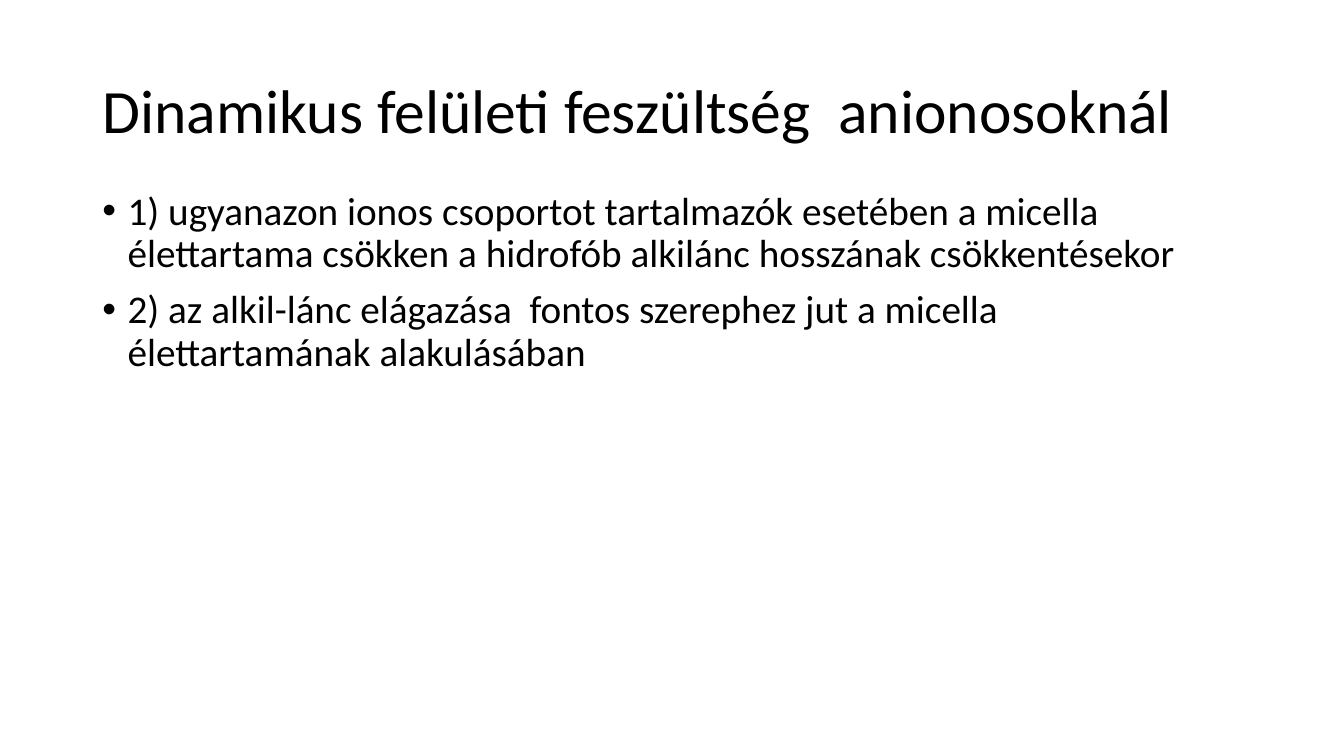
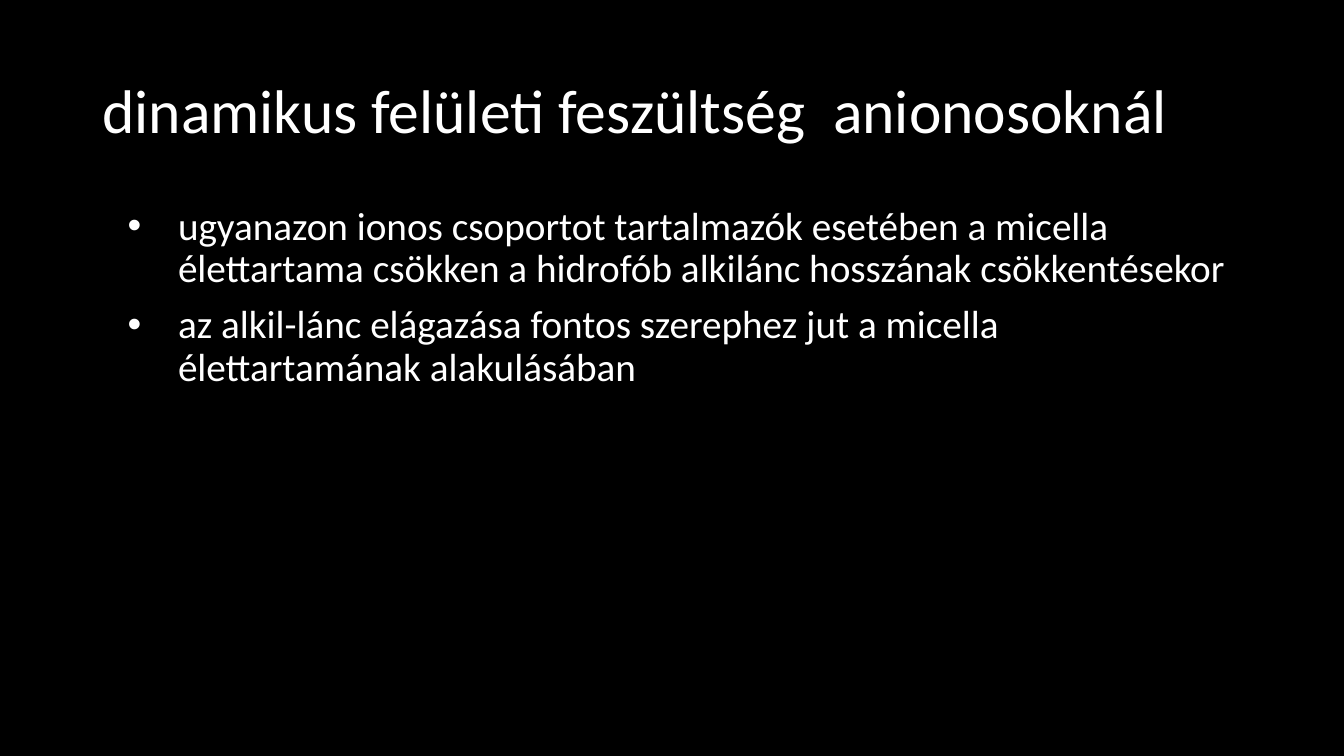
Before and after one commit to LilianaBohus/chemistry-presenations, a slide deck: slide 28 of adjuvants.pptx. Drawn at 1344x756 pixels with LibreOffice and Linux fonts; fonts in the diff are those of the drawing; background and template pictures are left out. Boxes give left, top, right and bottom in pixels: in the first picture for what was removed or moved away, otherwise in the second. Text is boxed around its words. In the diff, an @@ line names an element or a change of style, - is before the commit and + after.

```diff
--- a/adjuvants.pptx
+++ b/adjuvants.pptx
@@ background #FFFFFF to picture (left out) @@
@@ text at (102, 90, 1167, 144): text changed; text colour #000000 to #FFFFFF @@
-Dinamikus felületi feszültség anionosoknál
+dinamikus felületi feszültség anionosoknál
@@ text at (178, 212, 1224, 382): text changed; text colour #000000 to #FFFFFF @@
-• 1) ugyanazon ionos csoportot tartalmazók esetében a micella élettartama csökken a hidrofób alkilánc hosszának csökkentésekor
-• 2) az alkil-lánc elágazása fontos szerephez jut a micella élettartamának alakulásában
+• ugyanazon ionos csoportot tartalmazók esetében a micella élettartama csökken a hidrofób alkilánc hosszának csökkentésekor
+• az alkil-lánc elágazása fontos szerephez jut a micella élettartamának alakulásában
```
Also in this commit, not shown: 9 other slides changed.
